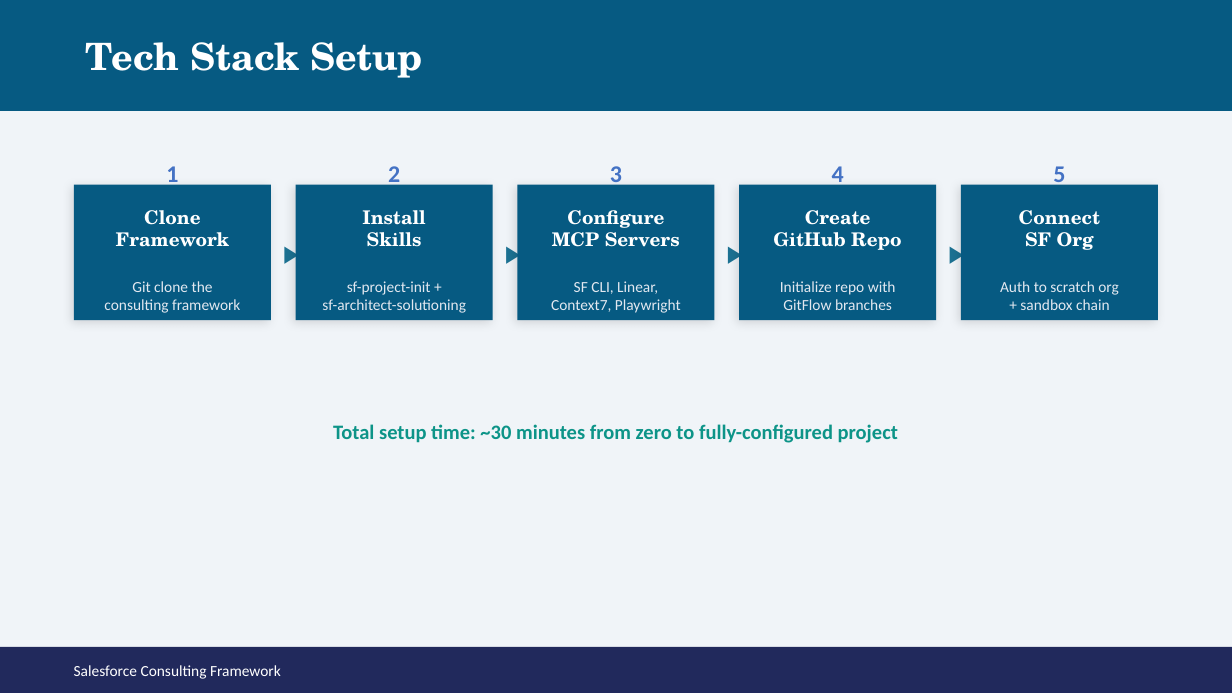
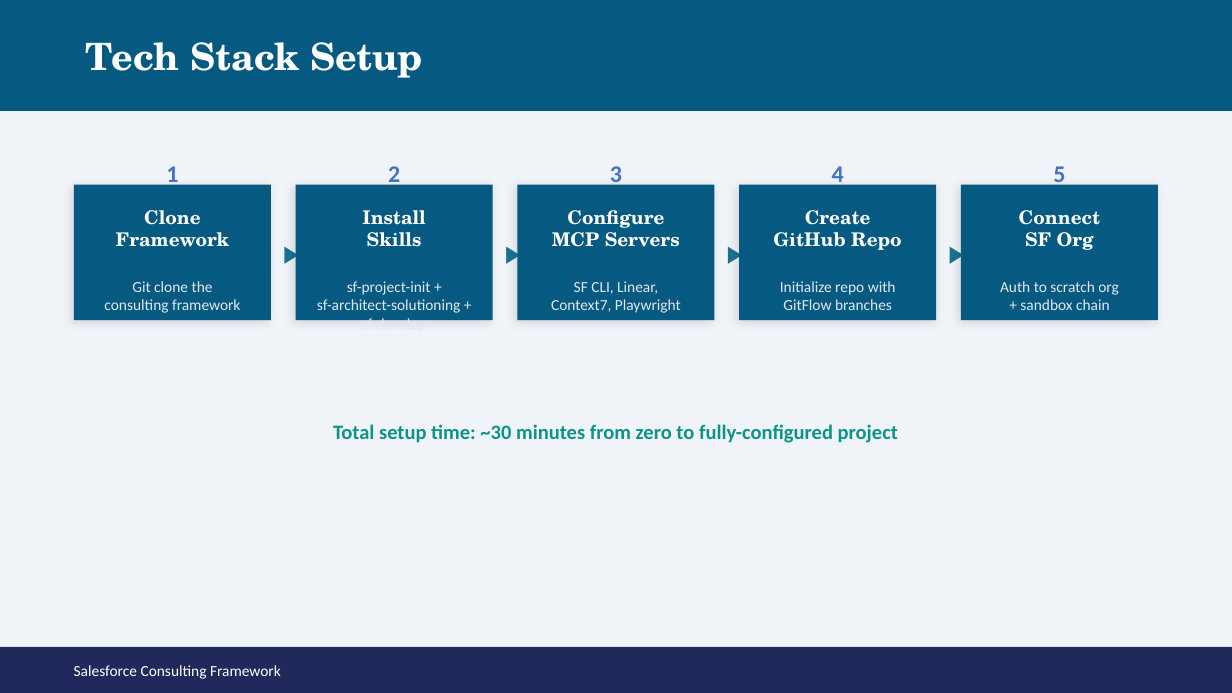
Before and after one commit to Mar5929/sf-consulting-framework, a slide deck: slide 26 of reference/salesforce-consulting-frameworkV2.pptx. Drawn at 1232x693 pixels with LibreOffice and Linux fonts; fonts in the diff are those of the drawing. Boxes give left, top, right and bottom in pixels: in the first picture for what was removed or moved away, otherwise in the second. Text is boxed around its words. In the diff, an @@ line names an element or a change of style, - is before the commit and + after.

Commit message:
feat: Update sf-develop skill references and enhance documentation across multiple files

```diff
--- a/reference/salesforce-consulting-frameworkV2.pptx
+++ b/reference/salesforce-consulting-frameworkV2.pptx
@@ text at [317,299,461,320]: text changed @@
-sf-architect-solutioning
+sf-architect-solutioning +
+sf-develop
```
Also in this commit, not shown: 11 other slides changed, 9 other files.
